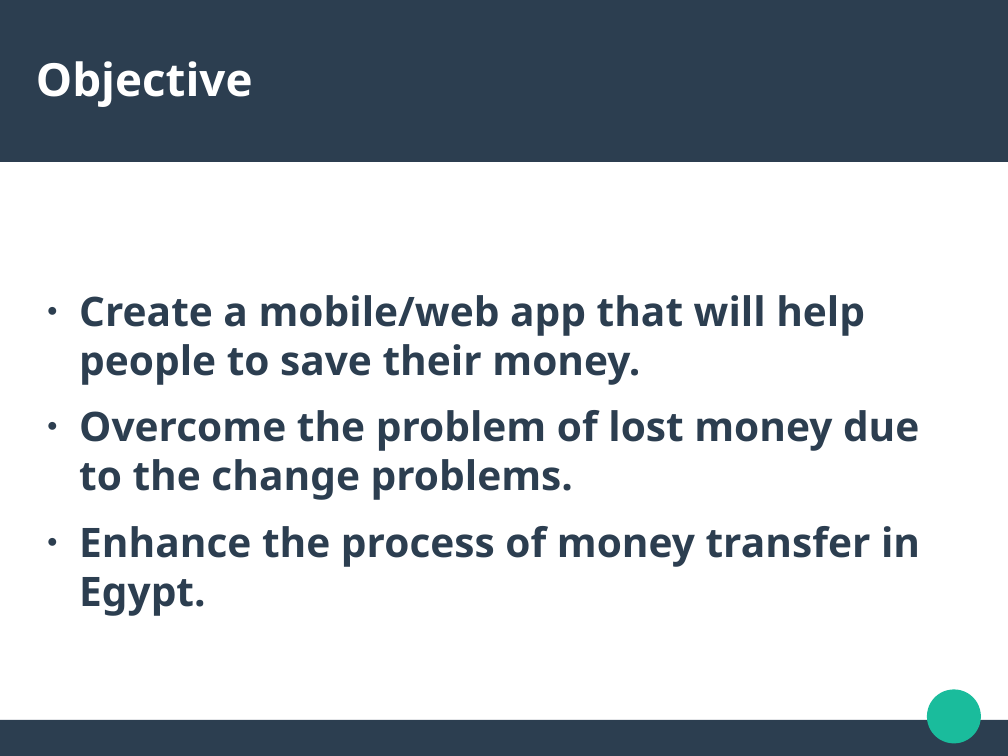
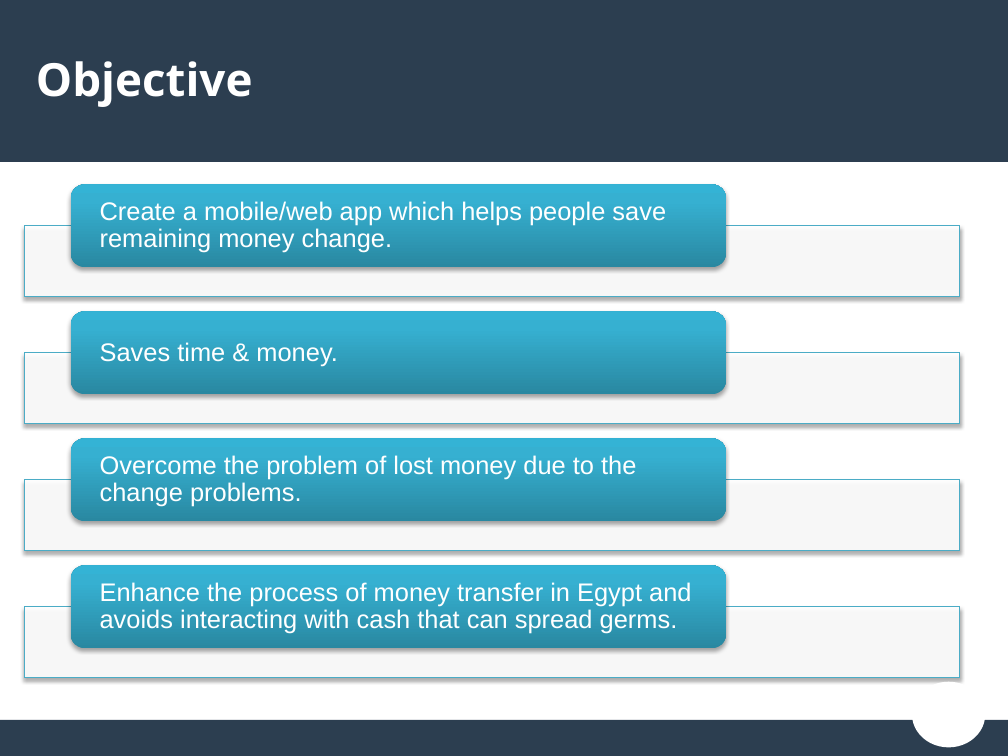
Before and after one commit to YoussifAssem/Parallel-Programming, a slide deck: slide 5 of Presentation/Presentation.pptx. Drawn at 1008x756 pixels with LibreOffice and Linux fonts; fonts in the diff are those of the drawing. Boxes give left, top, right and bottom in pixels: in the first picture for what was removed or moved away, otherwise in the second. Text is boxed around its words. In the diff, an @@ line names an element or a change of style, - is before the commit and + after.

```diff
--- a/Presentation/Presentation.pptx
+++ b/Presentation/Presentation.pptx
@@ text at (x1=79, y1=295, x2=865, y2=385): paragraph removed @@
-● Create a mobile/web app that will help people to save their money.
@@ text "Overcome the problem of lost ..." moved from (x1=79, y1=295, x2=920, y2=616) to (x1=100, y1=455, x2=636, y2=507) @@
@@ text "Overcome the problem of lost ..." at (x1=100, y1=455, x2=636, y2=507): size 32 to 20 pt, font Noto Sans to Arial, text colour #2C3E50 to #FFFFFF, bold off; bullet ● to none; line spacing 1 to 0.9; less space between paragraphs @@
@@ text at (x1=79, y1=526, x2=920, y2=616): paragraph removed @@
-● Enhance the process of money transfer in Egypt.
@@ group added at (x1=24, y1=185, x2=960, y2=678): 4 rectangles, 4 rounded rectangles, 3 texts @@
+Create a mobile/web app which helps people save remaining money change.
+Saves time & money.
+Enhance the process of money transfer in Egypt and avoids interacting with cash that can spread germs.
@@ ellipse added at (x1=914, y1=683, x2=984, y2=746), fill #FFFFFF, outline #FFFFFF 2 pt @@
```
Also in this commit, not shown: 7 other slides changed, 3 slides added, 1 slide removed.
